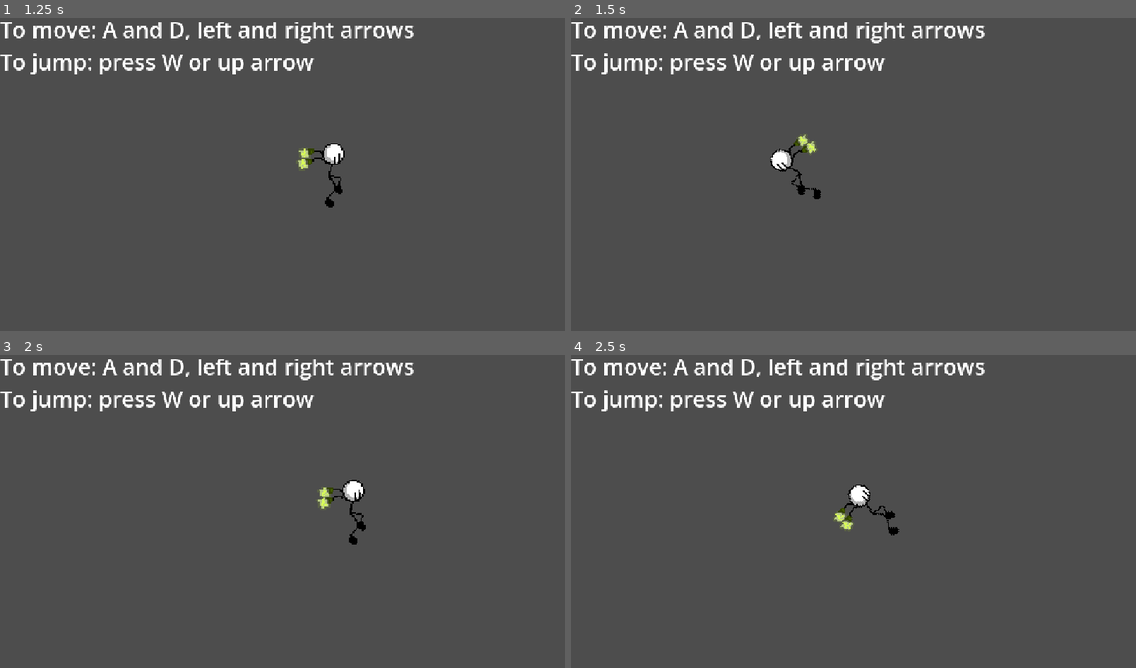
Above: before the commit, frames 1-4 (two rows, left to right).
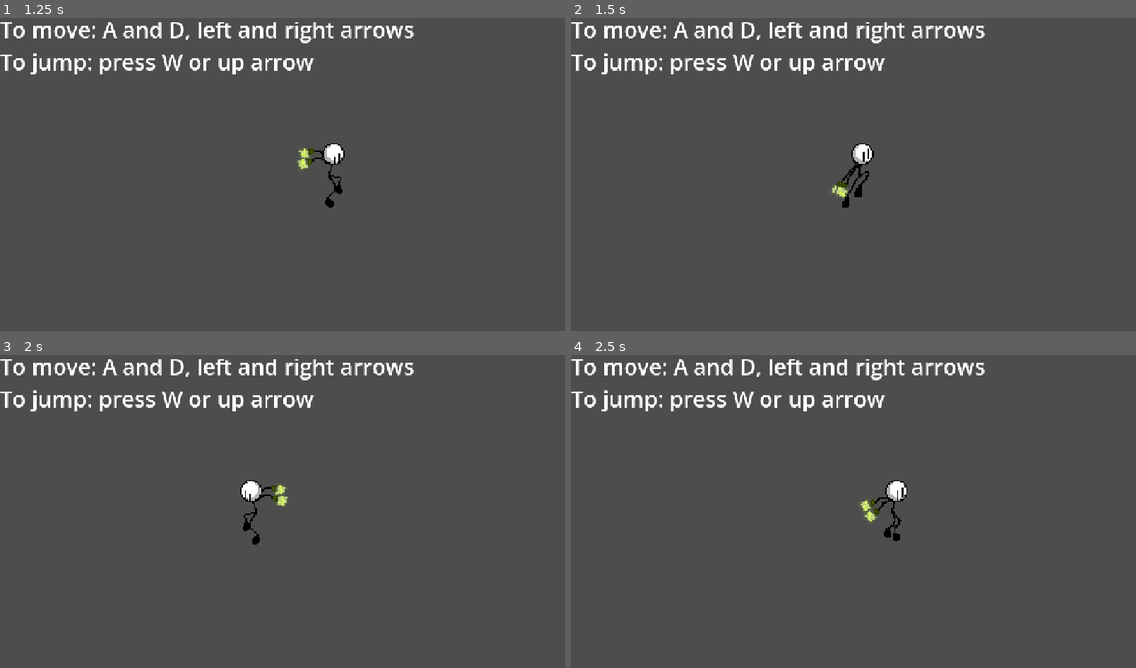
Above: after the commit, the same moments.

Repository: TheTy123456/TSA-TW-REPO
Game: Godot game, scene res://Levels/Scenes/test_level.tscn
Same seed, same stepped clock (60 frames per second), same inputs: the game is played once before the commit and once after it. This scene is started directly instead of the project's main scene. The engine's default icon, where the game draws it, is replaced by a stand-in: a white triangle on a blue panel in a dark square.
Inputs:
- Up to frame 1 (1.25 s): tap W (move_up) at 0.5 s; hold Right (move_right) from 0.53 s (still down); hold Shift (sprint) from 0.53 s (still down)
- Up to frame 2 (1.5 s): tap W (move_up) at 1.25 s; release Right (move_right) at 1.28 s; release Shift (sprint) at 1.28 s; hold S (move_down) from 1.28 s (still down); tap Shift (sprint) at 1.35 s
- Up to frame 3 (2 s): keep holding S (move_down)
- Up to frame 4 (2.5 s): tap W (move_up) at 2 s; release S (move_down) at 2.03 s; hold Right (move_right) from 2.03 s (still down); hold Shift (sprint) from 2.03 s (still down)

Frame 1 is identical in both runs. In frame 2, 1.0% of the frame differs, in the area x 35-54%, y 37-61%; in frame 3, 0.9%; in frame 4, 0.9%.

Commit message:
Rail Updates

Diff:
--- a/the-stickman-adventure--tech-war-ylp/cutscene.tscn
+++ b/the-stickman-adventure--tech-war-ylp/Cutscenes/TestCutscene/Scene/cutscene.tscn
@@ -1,10 +1,10 @@
 [gd_scene format=3 uid="uid://c3t7noa78nndq"]
 
-[ext_resource type="Texture2D" uid="uid://d1ckha3ce4ykg" path="res://pixil-frame-0.png" id="1_8vcau"]
-[ext_resource type="Script" uid="uid://cwixwkv061xel" path="res://cutscene.gd" id="1_ix241"]
+[ext_resource type="Texture2D" uid="uid://d1ckha3ce4ykg" path="res://Cutscenes/TestCutscene/Sprites/pixil-frame-0.png" id="1_8vcau"]
+[ext_resource type="Script" uid="uid://cwixwkv061xel" path="res://Cutscenes/TestCutscene/Scripts/cutscene.gd" id="1_ix241"]
 [ext_resource type="PackedScene" uid="uid://d1aqq35qid7gv" path="res://UI Mechanics/Transitions/Scenes/circle_transition.tscn" id="1_ye7fo"]
-[ext_resource type="Texture2D" uid="uid://c6f3g5e8y8tf" path="res://pixil-frame-1.png" id="2_bl24s"]
-[ext_resource type="Texture2D" uid="uid://bueu8fxkbihyu" path="res://pixil-frame-2.png" id="3_u4yv4"]
+[ext_resource type="Texture2D" uid="uid://c6f3g5e8y8tf" path="res://Cutscenes/TestCutscene/Sprites/pixil-frame-1.png" id="2_bl24s"]
+[ext_resource type="Texture2D" uid="uid://bueu8fxkbihyu" path="res://Cutscenes/TestCutscene/Sprites/pixil-frame-2.png" id="3_u4yv4"]
 
 [sub_resource type="Animation" id="Animation_u4yv4"]
 length = 0.001
--- a/the-stickman-adventure--tech-war-ylp/Levels/Scenes/test_level.tscn
+++ b/the-stickman-adventure--tech-war-ylp/Levels/Scenes/test_level.tscn
@@ -5,8 +5,8 @@
 [ext_resource type="PackedScene" uid="uid://cs6bpxm5lxm5x" path="res://Characters/Stick/Scenes/stick.tscn" id="3_3qix0"]
 [ext_resource type="Script" uid="uid://b8umvwi02o8km" path="res://Mechanics/Scripts/camera_2d.gd" id="4_wtpou"]
 [ext_resource type="PackedScene" uid="uid://d1aqq35qid7gv" path="res://UI Mechanics/Transitions/Scenes/circle_transition.tscn" id="5_kmo6j"]
-[ext_resource type="PackedScene" uid="uid://cws1ithn2s6tq" path="res://text.tscn" id="6_agw3v"]
-[ext_resource type="PackedScene" uid="uid://dj645l5bmvsre" path="res://rail.tscn" id="7_3qix0"]
+[ext_resource type="PackedScene" uid="uid://cws1ithn2s6tq" path="res://UI Mechanics/Text/text.tscn" id="6_agw3v"]
+[ext_resource type="PackedScene" uid="uid://dj645l5bmvsre" path="res://Mechanics/Scenes/rail.tscn" id="7_3qix0"]
 
 [sub_resource type="TileSetAtlasSource" id="TileSetAtlasSource_1c2mv"]
 texture = ExtResource("2_agw3v")
@@ -50,6 +50,7 @@
 fall_vertical_smoothing = 60.0
 
 [node name="FallDeathArea" type="Area2D" parent="." unique_id=1913693973]
+collision_mask = 2
 
 [node name="CollisionShape2D" type="CollisionShape2D" parent="FallDeathArea" unique_id=643289271]
 position = Vector2(-70.5, 715)
--- a/the-stickman-adventure--tech-war-ylp/rail.tscn
+++ b/the-stickman-adventure--tech-war-ylp/Mechanics/Scenes/rail.tscn
@@ -1,6 +1,6 @@
 [gd_scene format=3 uid="uid://dj645l5bmvsre"]
 
-[ext_resource type="Script" uid="uid://dnmu1xaqvogh1" path="res://rail.gd" id="1_6f37g"]
+[ext_resource type="Script" uid="uid://dnmu1xaqvogh1" path="res://Mechanics/Scripts/rail.gd" id="1_6f37g"]
 
 [sub_resource type="Curve2D" id="Curve2D_3oyug"]
 bake_interval = 0.01
@@ -9,7 +9,7 @@
 }
 point_count = 9
 
-[node name="Node2D" type="Node2D" unique_id=795965899]
+[node name="Rail1_TestLevel" type="Node2D" unique_id=795965899]
 script = ExtResource("1_6f37g")
 rail_speed = 600.0
 
--- a/the-stickman-adventure--tech-war-ylp/rail.gd
+++ b/the-stickman-adventure--tech-war-ylp/Mechanics/Scripts/rail.gd
@@ -11,6 +11,7 @@
 @export var rotate_player_with_rail: bool = true
 @export var reverse_direction_on_reentry: bool = true
 @export var jump_action: StringName = &"move_up"
+@export var reentry_cooldown: float = 0.35
 
 var riding: bool = false
 var player: CharacterBody2D = null
@@ -19,6 +20,7 @@
 # -1 = travel toward the beginning of the Path2D.
 var travel_direction: int = 1
 var has_used_rail: bool = false
+var reentry_blocked: bool = false
 
 
 func _ready() -> void:
@@ -30,12 +32,6 @@
 
 func _physics_process(delta: float) -> void:
 	if not riding or player == null:
-		return
-
-	if (
-		Input.is_action_just_pressed(jump_action)
-	):
-		stop_rail(true)
 		return
 
 	var curve: Curve2D = path.curve
@@ -69,6 +65,10 @@
 
 	follow.progress = new_progress
 	_update_player_on_rail()
+
+
+func _enable_rail_reentry() -> void:
+	reentry_blocked = false
 
 
 func _set_player_collision_enabled(
@@ -137,7 +137,6 @@
 	player.set("movement_locked", true)
 	player.velocity = Vector2.ZERO
 
-	# Disable collision while the rail controls the player.
 	_set_player_collision_enabled(player, false)
 
 	player.set_physics_process(false)
@@ -166,11 +165,9 @@
 	if exiting_player == null:
 		return
 
-	# Move the player slightly away from the rail before restoring collision.
 	var rail_rotation: float = follow.global_rotation
 	var stand_offset: Vector2 = (
-		Vector2.UP.rotated(rail_rotation)
-		* (rail_stand_offset + 8.0)
+		Vector2.UP.rotated(rail_rotation) * (rail_stand_offset + 8.0)
 	)
 
 	exiting_player.global_position = follow.global_position + stand_offset
@@ -211,6 +208,7 @@
 		return
 
 	riding = false
+	reentry_blocked = true
 
 	var exiting_player: CharacterBody2D = player
 	player = null
@@ -226,6 +224,10 @@
 		launch_player
 	)
 
+	get_tree().create_timer(reentry_cooldown).timeout.connect(
+		_enable_rail_reentry
+	)
+
 
 func _input(event: InputEvent) -> void:
 	if not riding:
@@ -237,7 +239,7 @@
 
 
 func _on_area_2d_body_entered(body: Node2D) -> void:
-	if riding:
+	if riding or reentry_blocked:
 		return
 
 	if body is CharacterBody2D:
--- a/the-stickman-adventure--tech-war-ylp/project.godot
+++ b/the-stickman-adventure--tech-war-ylp/project.godot
@@ -28,6 +28,7 @@
 
 folder_colors={
 "res://Characters/": "orange",
+"res://Cutscenes/": "red",
 "res://Levels/": "green",
 "res://Mechanics/": "gray",
 "res://UI Mechanics/": "purple"
Renamed: the-stickman-adventure--tech-war-ylp/cutscene.gd -> the-stickman-adventure--tech-war-ylp/Cutscenes/TestCutscene/Scripts/cutscene.gd
Renamed: the-stickman-adventure--tech-war-ylp/cutscene.gd.uid -> the-stickman-adventure--tech-war-ylp/Cutscenes/TestCutscene/Scripts/cutscene.gd.uid
Renamed: the-stickman-adventure--tech-war-ylp/pixil-frame-0.png -> the-stickman-adventure--tech-war-ylp/Cutscenes/TestCutscene/Sprites/pixil-frame-0.png
Not shown, changed: the-stickman-adventure--tech-war-ylp/Cutscenes/TestCutscene/Sprites/pixil-frame-0.png.import
Renamed: the-stickman-adventure--tech-war-ylp/pixil-frame-1.png -> the-stickman-adventure--tech-war-ylp/Cutscenes/TestCutscene/Sprites/pixil-frame-1.png
Not shown, changed: the-stickman-adventure--tech-war-ylp/Cutscenes/TestCutscene/Sprites/pixil-frame-1.png.import
Renamed: the-stickman-adventure--tech-war-ylp/pixil-frame-2.png -> the-stickman-adventure--tech-war-ylp/Cutscenes/TestCutscene/Sprites/pixil-frame-2.png
Not shown, changed: the-stickman-adventure--tech-war-ylp/Cutscenes/TestCutscene/Sprites/pixil-frame-2.png.import
Renamed: the-stickman-adventure--tech-war-ylp/rail.gd.uid -> the-stickman-adventure--tech-war-ylp/Mechanics/Scripts/rail.gd.uid
Renamed: the-stickman-adventure--tech-war-ylp/text.tscn -> the-stickman-adventure--tech-war-ylp/UI Mechanics/Text/text.tscn
